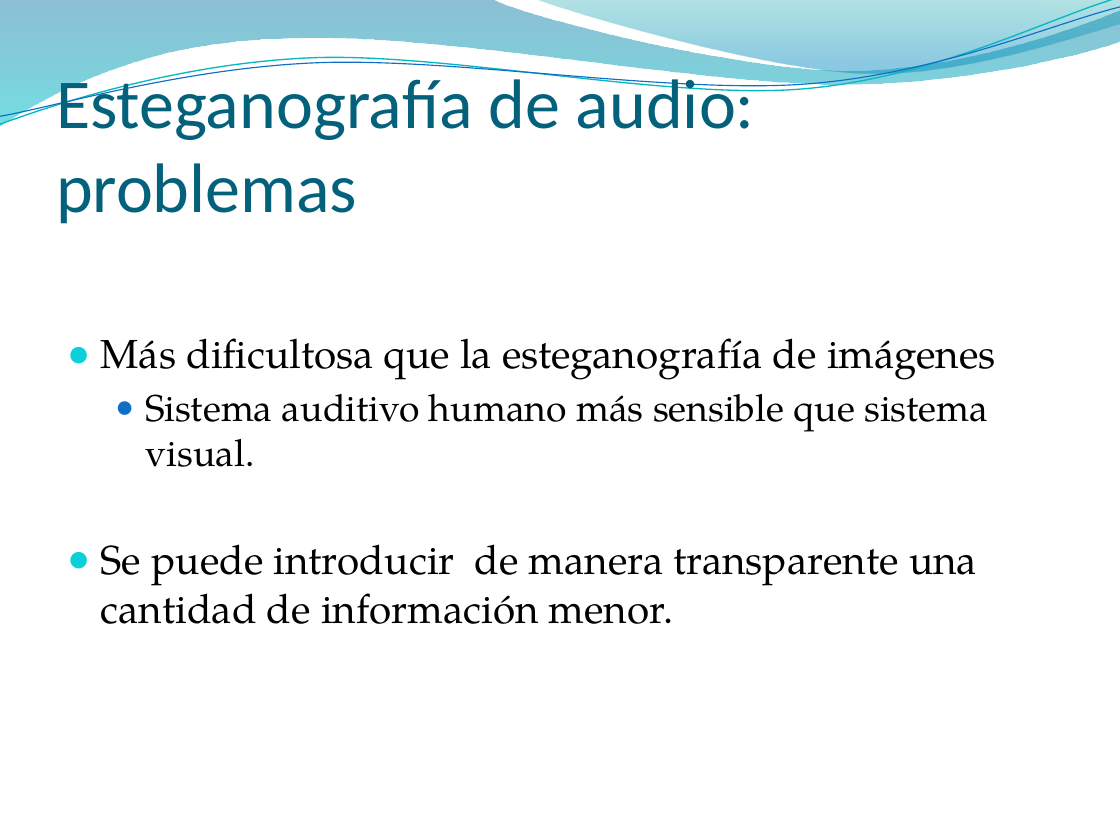
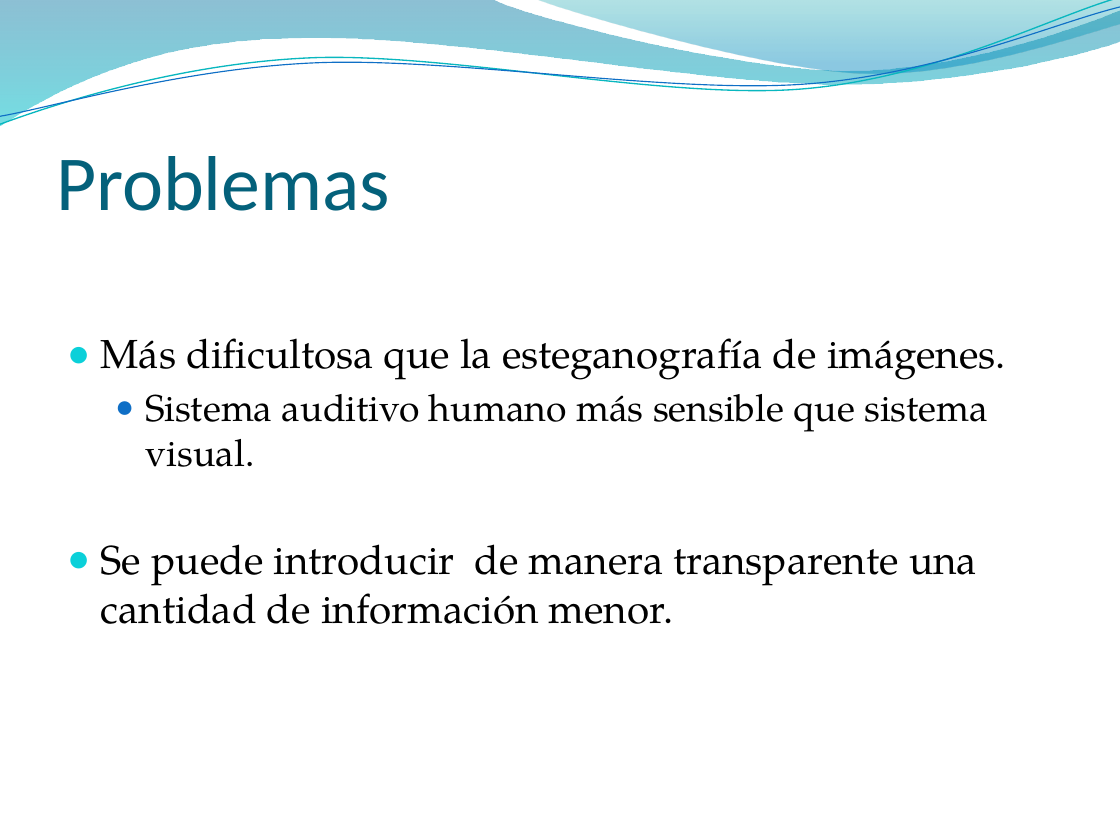
Before and after one commit to pasruiben/esteganografia-criptografia, a slide deck: slide 17 of doc/Ocultar datos en archivos de sonido.pptx (slide 19 before the commit). Drawn at 1120x840 pixels with LibreOffice and Linux fonts; fonts in the diff are those of the drawing; background and template pictures are left out. Boxes give left, top, right and bottom in pixels: in the first picture for what was removed or moved away, otherwise in the second. Text is boxed around its words. In the diff, an @@ line names an element or a change of style, - is before the commit and + after.

```diff
--- a/doc/Ocultar datos en archivos de sonido.pptx
+++ b/doc/Ocultar datos en archivos de sonido.pptx
@@ title at (x1=56, y1=156, x2=390, y2=211): text changed; size 45 to 50 pt @@
-Esteganografía de audio: problemas
+Problemas
@@ text at (x1=101, y1=338, x2=1006, y2=380): text changed @@
-● Más dificultosa que la esteganografía de imágenes
+● Más dificultosa que la esteganografía de imágenes.
```
Also in this commit, not shown: 32 other slides changed, 4 slides added, 4 slides removed.
